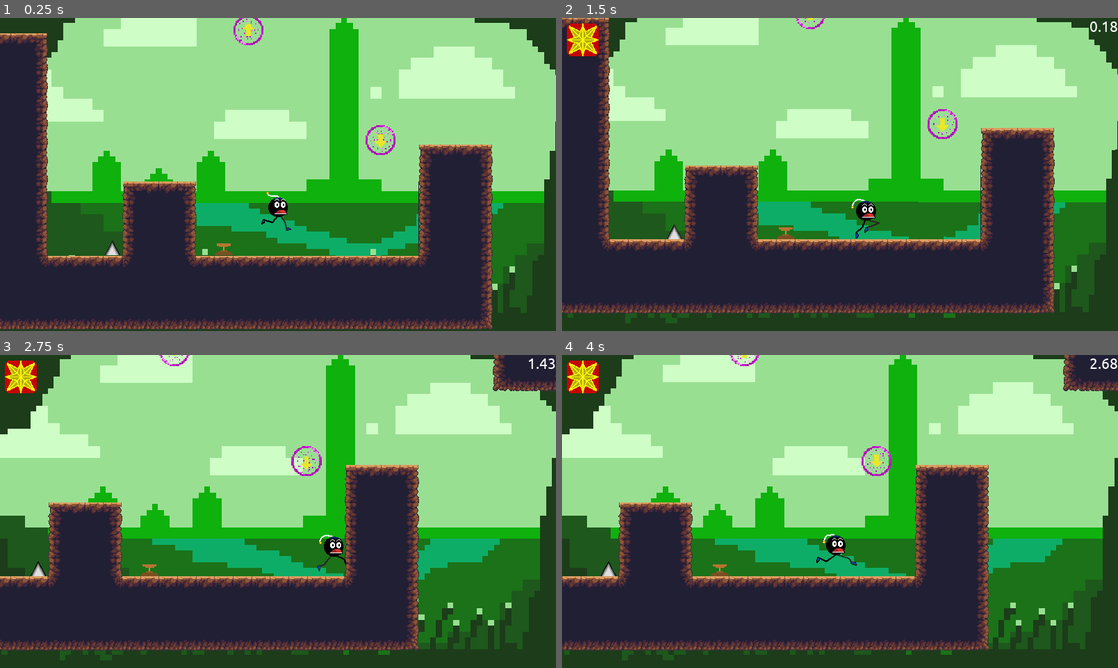
Above: before the commit, frames 1-4 (two rows, left to right).
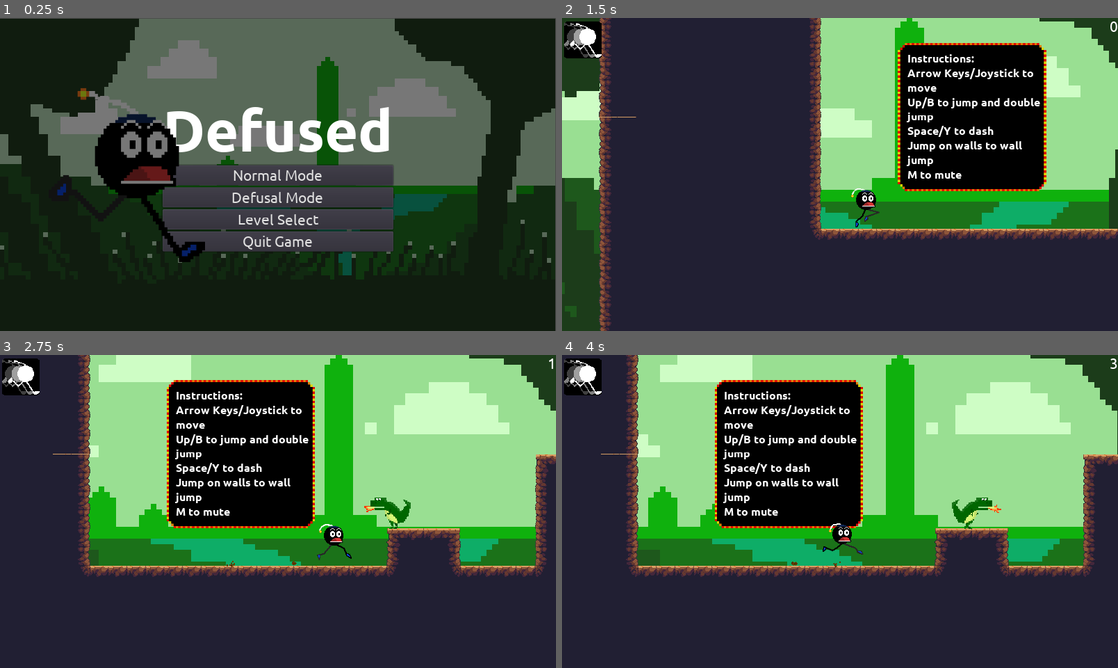
Above: after the commit, the same moments.

Repository: keshava1/defused
Game: Godot game, scene res://StartMenu.tscn
Same seed, same stepped clock (60 frames per second), same inputs: the game is played once before the commit and once after it. Before the commit the project starts from res://Scenes/TestWorld.tscn. The engine's default icon, where the game draws it, is replaced by a stand-in: a white triangle on a blue panel in a dark square. Sound files missing from this copy of the repository are replaced by a short silence.
Inputs (mouse positions are in pixels of both pictures, inside the frame that each line leads up to):
- Up to frame 1 (0.25 s): no input
- Up to frame 2 (1.5 s): click (840, 174) at 0.5 s, where only the run after the commit has a clickable "Normal Mode"; tap Enter (ui_accept) at 1.25, 1.35 s; hold Right (ui_right) from 1.28 s (still down)
- Up to frame 3 (2.75 s): keep holding Right (ui_right); tap Enter (ui_accept) at 1.52, 1.82, 2.1, 2.27, 2.57 s
- Up to frame 4 (4 s): release Right (ui_right) at 2.78 s; hold Left (ui_left) 2.78-3.53 s; tap Enter (ui_accept) at 2.85, 3.6, 3.77 s; hold Right (ui_right) from 3.53 s (still down)

The runs differ from the first frame. In frame 1, 99% of the frame differs, in the area x 0-100%, y 0-100%; in frame 2, 62%; in frame 3, 51%; in frame 4, 51%.

Commit message:
changed fuse, quality of life stuff too

Diff:
--- a/Project 1 Platformer Git/KinematicBody2D.gd
+++ b/Project 1 Platformer Git/KinematicBody2D.gd
@@ -15,6 +15,9 @@
 var started
 #var time_elapsed = PlayerVars.timer
 
+export(PackedScene) var foot_step
+var last_step = 0
+
 export(int) var DEATH_MIN = 1000
 export(int) var DEATH_MAX = -2000
 #Dash Vars
@@ -27,6 +30,7 @@
 	if(PlayerVars.hardMode == true):
 		$UI/Control/BarTimer.start()
 		$UI/Control/Spark.position = $UI/Control/ProgressBar.get_rect().position
+		$UI/Control/Spark.position.y += 9
 		print("hard mode")
 	else:
 		$UI/Control.visible = false
@@ -71,6 +75,8 @@
 			motion.x = min(motion.x + ACCELERATION, MAX_SPEED)
 		$Sprite.flip_h = false
 		$Sprite.play("Run")
+
+
 	elif Input.is_action_pressed("ui_left"):
 
 		started = true
@@ -137,7 +143,7 @@
 			motion. x = lerp(motion.x, 0, 0.025)
 	# move, then update PlayerVars
 	dash()
-
+	particles()
 	motion = move_and_slide(motion, PlayerVars.direction)
 	PlayerVars.canDash = canDash
 	PlayerVars.motion = motion
@@ -218,22 +224,47 @@
 
 func update_dash():
 	if(PlayerVars.canDash):
-		$UI/DashSprite.visible = true
-	else:
-		$UI/DashSprite.visible = false
+		$UI/DashSprite.modulate = Color(1, 1, 1, 1)
+	else:
+		$UI/DashSprite.modulate = Color(1, 1, 1, 0.25)
 func update_timer(delta):
 	#time_elapsed += delta
 	PlayerVars.timer += delta
-	$UI/Timer.text = str(stepify(PlayerVars.timer, 0.01))
+	$UI/Timer.text = str(stepify(PlayerVars.timer, 1))
 
 
 func _on_BarTimer_timeout():
 	if(started):
 		$UI/Control/ProgressBar.value -= 1
-		$UI/Control/Spark.position.x = $UI/Control/ProgressBar.get_rect().position.x + $UI/Control/ProgressBar.value * $UI/Control.rect_size.x * 0.1
+		$UI/Control/Spark.position.x = $UI/Control/ProgressBar.get_rect().position.x + $UI/Control/ProgressBar.value * $UI/Control/ProgressBar.rect_size.x * 0.01
+		$UI/Control/Spark.position.y = $UI/Control/ProgressBar.get_rect().position.y + 9
 		if($UI/Control/ProgressBar.value == 0):
 			respawn()
 func deathTimerAdd(value):
 	print(PlayerVars.hardMode)
 	if(PlayerVars.hardMode == true):
 		$UI/Control/ProgressBar.value += value
+
+func particles():
+	if(PlayerVars.vFlip == true):
+		print("up")
+	else:
+		print("down")
+	if(motion == Vector2(0,0)):
+		last_step = -1
+	if$Sprite.animation == "Run" and is_on_floor():
+		var f = $Sprite.frame
+		if(f == 0 or f == 8):
+			if(last_step != $Sprite.frame):
+				last_step = $Sprite.frame
+				var step = foot_step.instance()
+				step.emitting = true
+				step.global_position = Vector2(global_position)
+				if(PlayerVars.vFlip == true):
+					step.global_position.y -=35
+					step.process_material.direction.y = 1
+				else:
+					step.global_position.y += 30
+					step.process_material.direction.y = -1
+
+				get_parent().add_child(step)
--- a/Project 1 Platformer Git/Player.tscn
+++ b/Project 1 Platformer Git/Player.tscn
@@ -1,13 +1,14 @@
-[gd_scene load_steps=40 format=2]
+[gd_scene load_steps=46 format=2]
 
 [ext_resource path="res://Sprites/bomb guy.png" type="Texture" id=1]
 [ext_resource path="res://Dirt Autotile and Sky/new background.png" type="Texture" id=2]
-[ext_resource path="res://Sprites/dash-2.png.png" type="Texture" id=3]
+[ext_resource path="res://Sprites/dashicon2.png" type="Texture" id=3]
 [ext_resource path="res://Fonts/UbuntuNormal.tres" type="DynamicFont" id=4]
 [ext_resource path="res://Sprites/bomb guy 2.png" type="Texture" id=5]
 [ext_resource path="res://Sprites/explosion.png" type="Texture" id=6]
 [ext_resource path="res://Sprites/fusehud.png" type="Texture" id=7]
-[ext_resource path="res://icon.png" type="Texture" id=8]
+[ext_resource path="res://Sprites/fuse spark.png" type="Texture" id=8]
+[ext_resource path="res://Scenes/particles.tscn" type="PackedScene" id=9]
 [ext_resource path="res://KinematicBody2D.gd" type="Script" id=10]
 
 [sub_resource type="AtlasTexture" id=25]
@@ -25,104 +26,104 @@
 atlas = ExtResource( 5 )
 region = Rect2( 0, 320, 320, 320 )
 
+[sub_resource type="AtlasTexture" id=21]
+flags = 4
+atlas = ExtResource( 1 )
+region = Rect2( 0, 960, 320, 320 )
+
+[sub_resource type="AtlasTexture" id=20]
+flags = 4
+atlas = ExtResource( 1 )
+region = Rect2( 320, 960, 320, 320 )
+
+[sub_resource type="AtlasTexture" id=4]
+flags = 4
+atlas = ExtResource( 1 )
+region = Rect2( 0, 0, 320, 320 )
+
+[sub_resource type="AtlasTexture" id=5]
+flags = 4
+atlas = ExtResource( 1 )
+region = Rect2( 320, 0, 320, 320 )
+
+[sub_resource type="AtlasTexture" id=6]
+flags = 4
+atlas = ExtResource( 1 )
+region = Rect2( 640, 0, 320, 320 )
+
+[sub_resource type="AtlasTexture" id=7]
+flags = 4
+atlas = ExtResource( 1 )
+region = Rect2( 960, 0, 320, 320 )
+
+[sub_resource type="AtlasTexture" id=8]
+flags = 4
+atlas = ExtResource( 1 )
+region = Rect2( 0, 320, 320, 320 )
+
+[sub_resource type="AtlasTexture" id=9]
+flags = 4
+atlas = ExtResource( 1 )
+region = Rect2( 320, 320, 320, 320 )
+
+[sub_resource type="AtlasTexture" id=10]
+flags = 4
+atlas = ExtResource( 1 )
+region = Rect2( 640, 320, 320, 320 )
+
+[sub_resource type="AtlasTexture" id=11]
+flags = 4
+atlas = ExtResource( 1 )
+region = Rect2( 960, 320, 320, 320 )
+
+[sub_resource type="AtlasTexture" id=12]
+flags = 4
+atlas = ExtResource( 1 )
+region = Rect2( 0, 640, 320, 320 )
+
+[sub_resource type="AtlasTexture" id=13]
+flags = 4
+atlas = ExtResource( 1 )
+region = Rect2( 320, 640, 320, 320 )
+
+[sub_resource type="AtlasTexture" id=14]
+flags = 4
+atlas = ExtResource( 1 )
+region = Rect2( 640, 640, 320, 320 )
+
+[sub_resource type="AtlasTexture" id=15]
+flags = 4
+atlas = ExtResource( 1 )
+region = Rect2( 960, 640, 320, 320 )
+
+[sub_resource type="AtlasTexture" id=16]
+flags = 4
+atlas = ExtResource( 1 )
+region = Rect2( 0, 960, 320, 320 )
+
+[sub_resource type="AtlasTexture" id=17]
+flags = 4
+atlas = ExtResource( 1 )
+region = Rect2( 320, 960, 320, 320 )
+
+[sub_resource type="AtlasTexture" id=18]
+flags = 4
+atlas = ExtResource( 1 )
+region = Rect2( 640, 960, 320, 320 )
+
+[sub_resource type="AtlasTexture" id=19]
+flags = 4
+atlas = ExtResource( 1 )
+region = Rect2( 960, 960, 320, 320 )
+
+[sub_resource type="AtlasTexture" id=35]
+atlas = ExtResource( 6 )
+region = Rect2( 160, 160, 80, 80 )
+
 [sub_resource type="AtlasTexture" id=23]
 flags = 4
 atlas = ExtResource( 1 )
 region = Rect2( 320, 640, 320, 320 )
-
-[sub_resource type="AtlasTexture" id=35]
-atlas = ExtResource( 6 )
-region = Rect2( 160, 160, 80, 80 )
-
-[sub_resource type="AtlasTexture" id=21]
-flags = 4
-atlas = ExtResource( 1 )
-region = Rect2( 0, 960, 320, 320 )
-
-[sub_resource type="AtlasTexture" id=20]
-flags = 4
-atlas = ExtResource( 1 )
-region = Rect2( 320, 960, 320, 320 )
-
-[sub_resource type="AtlasTexture" id=4]
-flags = 4
-atlas = ExtResource( 1 )
-region = Rect2( 0, 0, 320, 320 )
-
-[sub_resource type="AtlasTexture" id=5]
-flags = 4
-atlas = ExtResource( 1 )
-region = Rect2( 320, 0, 320, 320 )
-
-[sub_resource type="AtlasTexture" id=6]
-flags = 4
-atlas = ExtResource( 1 )
-region = Rect2( 640, 0, 320, 320 )
-
-[sub_resource type="AtlasTexture" id=7]
-flags = 4
-atlas = ExtResource( 1 )
-region = Rect2( 960, 0, 320, 320 )
-
-[sub_resource type="AtlasTexture" id=8]
-flags = 4
-atlas = ExtResource( 1 )
-region = Rect2( 0, 320, 320, 320 )
-
-[sub_resource type="AtlasTexture" id=9]
-flags = 4
-atlas = ExtResource( 1 )
-region = Rect2( 320, 320, 320, 320 )
-
-[sub_resource type="AtlasTexture" id=10]
-flags = 4
-atlas = ExtResource( 1 )
-region = Rect2( 640, 320, 320, 320 )
-
-[sub_resource type="AtlasTexture" id=11]
-flags = 4
-atlas = ExtResource( 1 )
-region = Rect2( 960, 320, 320, 320 )
-
-[sub_resource type="AtlasTexture" id=12]
-flags = 4
-atlas = ExtResource( 1 )
-region = Rect2( 0, 640, 320, 320 )
-
-[sub_resource type="AtlasTexture" id=13]
-flags = 4
-atlas = ExtResource( 1 )
-region = Rect2( 320, 640, 320, 320 )
-
-[sub_resource type="AtlasTexture" id=14]
-flags = 4
-atlas = ExtResource( 1 )
-region = Rect2( 640, 640, 320, 320 )
-
-[sub_resource type="AtlasTexture" id=15]
-flags = 4
-atlas = ExtResource( 1 )
-region = Rect2( 960, 640, 320, 320 )
-
-[sub_resource type="AtlasTexture" id=16]
-flags = 4
-atlas = ExtResource( 1 )
-region = Rect2( 0, 960, 320, 320 )
-
-[sub_resource type="AtlasTexture" id=17]
-flags = 4
-atlas = ExtResource( 1 )
-region = Rect2( 320, 960, 320, 320 )
-
-[sub_resource type="AtlasTexture" id=18]
-flags = 4
-atlas = ExtResource( 1 )
-region = Rect2( 640, 960, 320, 320 )
-
-[sub_resource type="AtlasTexture" id=19]
-flags = 4
-atlas = ExtResource( 1 )
-region = Rect2( 960, 960, 320, 320 )
 
 [sub_resource type="SpriteFrames" id=2]
 animations = [ {
@@ -136,36 +137,60 @@
 "name": "WallSlide",
 "speed": 5.0
 }, {
-"frames": [ SubResource( 23 ) ],
-"loop": true,
-"name": "Fall",
-"speed": 5.0
+"frames": [ SubResource( 21 ) ],
+"loop": true,
+"name": "Jump2",
+"speed": 5.0
+}, {
+"frames": [ SubResource( 20 ) ],
+"loop": true,
+"name": "Jump",
+"speed": 5.0
+}, {
+"frames": [ SubResource( 4 ), SubResource( 5 ), SubResource( 6 ), SubResource( 7 ), SubResource( 8 ), SubResource( 9 ), SubResource( 10 ), SubResource( 11 ), SubResource( 12 ), SubResource( 13 ), SubResource( 14 ), SubResource( 15 ), SubResource( 16 ), SubResource( 17 ), SubResource( 18 ), SubResource( 19 ) ],
+"loop": true,
+"name": "Run",
+"speed": 20.0
 }, {
 "frames": [ SubResource( 35 ) ],
 "loop": true,
 "name": "Blank",
 "speed": 6.0
 }, {
-"frames": [ SubResource( 21 ) ],
-"loop": true,
-"name": "Jump2",
-"speed": 5.0
-}, {
-"frames": [ SubResource( 20 ) ],
-"loop": true,
-"name": "Jump",
-"speed": 5.0
-}, {
-"frames": [ SubResource( 4 ), SubResource( 5 ), SubResource( 6 ), SubResource( 7 ), SubResource( 8 ), SubResource( 9 ), SubResource( 10 ), SubResource( 11 ), SubResource( 12 ), SubResource( 13 ), SubResource( 14 ), SubResource( 15 ), SubResource( 16 ), SubResource( 17 ), SubResource( 18 ), SubResource( 19 ) ],
-"loop": true,
-"name": "Run",
-"speed": 20.0
+"frames": [ SubResource( 23 ) ],
+"loop": true,
+"name": "Fall",
+"speed": 5.0
 } ]
 
 [sub_resource type="CapsuleShape2D" id=3]
 radius = 19.0
 height = 28.0
 
+[sub_resource type="AtlasTexture" id=36]
+atlas = ExtResource( 8 )
+region = Rect2( 0, 0, 64, 64 )
+
+[sub_resource type="AtlasTexture" id=37]
+atlas = ExtResource( 8 )
+region = Rect2( 64, 0, 64, 64 )
+
+[sub_resource type="AtlasTexture" id=38]
+atlas = ExtResource( 8 )
+region = Rect2( 0, 64, 64, 64 )
+
+[sub_resource type="AtlasTexture" id=39]
+atlas = ExtResource( 8 )
+region = Rect2( 64, 64, 64, 64 )
+
+[sub_resource type="SpriteFrames" id=40]
+animations = [ {
+"frames": [ SubResource( 36 ), SubResource( 37 ), SubResource( 38 ), SubResource( 39 ) ],
+"loop": true,
+"name": "default",
+"speed": 15.0
+} ]
+
 [sub_resource type="AtlasTexture" id=30]
 atlas = ExtResource( 6 )
 region = Rect2( 0, 0, 160, 160 )
@@ -197,6 +222,7 @@
 
 [node name="Player" type="KinematicBody2D"]
 script = ExtResource( 10 )
+foot_step = ExtResource( 9 )
 
 [node name="Sprite" type="AnimatedSprite" parent="."]
 position = Vector2( 1, -5 )
@@ -262,7 +288,6 @@
 
 [node name="DashSprite" type="Sprite" parent="UI"]
 position = Vector2( 36, 38 )
-scale = Vector2( 0.175, 0.175 )
 texture = ExtResource( 3 )
 
 [node name="Control" type="Control" parent="UI"]
@@ -287,8 +312,10 @@
 "_edit_use_anchors_": false
 }
 
-[node name="Spark" type="Sprite" parent="UI/Control"]
-texture = ExtResource( 8 )
+[node name="Spark" type="AnimatedSprite" parent="UI/Control"]
+frames = SubResource( 40 )
+frame = 3
+playing = true
 
 [node name="deathTween" type="Tween" parent="."]
 
--- a/Project 1 Platformer Git/PlayerVars.gd
+++ b/Project 1 Platformer Git/PlayerVars.gd
@@ -13,7 +13,7 @@
 var offset = 0
 var timer = 0
 var muted = true
-var temp = 0
+var temp = 0.0
 var deaths = 0
 var hardMode = false
 var dying = false
@@ -48,6 +48,13 @@
 #on ready, make gravity down
 func _ready():
 	downGravity()
+	if(muted == true):
+		temp = MusicPlayer.get_playback_position()
+		MusicPlayer.stop()
+		print("muted")
+	else:
+		print("unmuted")
+		MusicPlayer.play(temp)
 #resets vars
 func reset():
 	jumps = 2
@@ -67,14 +74,15 @@
 		get_tree().quit()
 	if Input.is_action_just_pressed("ui_mute"):
 		if(muted == false):
-			muted = true
 			temp = MusicPlayer.get_playback_position()
 			MusicPlayer.stop()
 			print("muted")
 		else:
 			print("unmuted")
 			MusicPlayer.play(temp)
-			muted = false
+		muted = !muted
+
+
 
 #add a new score
 func newScore(score):
--- a/Project 1 Platformer Git/Scenes/MusicPlayer.tscn
+++ b/Project 1 Platformer Git/Scenes/MusicPlayer.tscn
@@ -5,5 +5,3 @@
 [node name="AudioStreamPlayer" type="AudioStreamPlayer"]
 stream = ExtResource( 1 )
 volume_db = 1.0
-autoplay = true
-stream_paused = true
--- a/Project 1 Platformer Git/Scenes/World6.tscn
+++ b/Project 1 Platformer Git/Scenes/World6.tscn
@@ -6,6 +6,7 @@
 [ext_resource path="res://WorldComplete.tscn" type="PackedScene" id=4]
 [ext_resource path="res://GravitySwitch.tscn" type="PackedScene" id=5]
 [ext_resource path="res://Spring.tscn" type="PackedScene" id=6]
+[ext_resource path="res://Scenes/String.tscn" type="PackedScene" id=7]
 
 [node name="Node2D" type="Node2D"]
 
@@ -301,3 +302,12 @@
 
 [node name="GravitySwitch2" parent="Gravity + Springs" instance=ExtResource( 5 )]
 position = Vector2( -120, -448 )
+
+[node name="String" parent="." instance=ExtResource( 7 )]
+position = Vector2( -988, -1021 )
+
+[node name="String" parent="String" instance=ExtResource( 7 )]
+position = Vector2( 505, 754 )
+
+[node name="String2" parent="String" instance=ExtResource( 7 )]
+position = Vector2( -362, -376 )
--- a/Project 1 Platformer Git/Scenes/World8.tscn
+++ b/Project 1 Platformer Git/Scenes/World8.tscn
@@ -8,6 +8,7 @@
 [ext_resource path="res://WorldComplete.tscn" type="PackedScene" id=6]
 [ext_resource path="res://Fonts/Ubuntu-Bold.ttf" type="DynamicFontData" id=7]
 [ext_resource path="res://Sprites/Text box-1.png.png" type="Texture" id=8]
+[ext_resource path="res://Scenes/String.tscn" type="PackedScene" id=9]
 
 [sub_resource type="DynamicFont" id=1]
 size = 15
@@ -290,3 +291,12 @@
 __meta__ = {
 "_edit_use_anchors_": false
 }
+
+[node name="String" parent="." instance=ExtResource( 9 )]
+position = Vector2( -148, 525 )
+
+[node name="String2" parent="." instance=ExtResource( 9 )]
+position = Vector2( 708, 1084 )
+
+[node name="String3" parent="." instance=ExtResource( 9 )]
+position = Vector2( 1025, 537 )
--- /dev/null
+++ b/Project 1 Platformer Git/Scenes/particles.gd
@@ -0,0 +1,17 @@
+extends Particles2D
+
+
+# Declare member variables here. Examples:
+# var a = 2
+# var b = "text"
+
+
+# Called when the node enters the scene tree for the first time.
+func _ready():
+	yield(get_tree().create_timer(2), "timeout")
+	queue_free()
+
+
+# Called every frame. 'delta' is the elapsed time since the previous frame.
+#func _process(delta):
+#	pass
--- /dev/null
+++ b/Project 1 Platformer Git/Scenes/particles.tscn
@@ -0,0 +1,32 @@
+[gd_scene load_steps=6 format=2]
+
+[ext_resource path="res://Sprites/particle.png" type="Texture" id=1]
+[ext_resource path="res://Scenes/particles.gd" type="Script" id=2]
+
+[sub_resource type="Curve" id=1]
+_data = [ Vector2( 0.0117096, 0.481081 ), 0.0, 0.0, 0, 0, Vector2( 0.334895, 0.598198 ), 0.0, 0.0, 0, 0, Vector2( 1, 0.116441 ), 0.0, 0.0, 0, 0 ]
+
+[sub_resource type="CurveTexture" id=2]
+curve = SubResource( 1 )
+
+[sub_resource type="ParticlesMaterial" id=3]
+flag_disable_z = true
+direction = Vector3( 0, -1, 0 )
+spread = 100.0
+gravity = Vector3( 0, 5, 0 )
+initial_velocity = 7.0
+initial_velocity_random = 1.0
+orbit_velocity = 0.0
+orbit_velocity_random = 0.0
+scale_curve = SubResource( 2 )
+
+[node name="footstep" type="Particles2D"]
+emitting = false
+amount = 10
+lifetime = 2.0
+one_shot = true
+speed_scale = 2.0
+explosiveness = 1.0
+process_material = SubResource( 3 )
+texture = ExtResource( 1 )
+script = ExtResource( 2 )
--- a/Project 1 Platformer Git/StartMenu.tscn
+++ b/Project 1 Platformer Git/StartMenu.tscn
@@ -81,8 +81,8 @@
 modulate = Color( 0.470588, 0.470588, 0.470588, 1 )
 
 [node name="Sprite" type="Sprite" parent="Node2D"]
-position = Vector2( 480.932, 275 )
-scale = Vector2( 1.49041, 1.49041 )
+position = Vector2( 479.5, 270.5 )
+scale = Vector2( 1.49844, 1.47671 )
 z_index = -1
 texture = ExtResource( 5 )
 
--- a/Project 1 Platformer Git/project.godot
+++ b/Project 1 Platformer Git/project.godot
@@ -11,8 +11,9 @@
 [application]
 
 config/name="Project 1 Platformer"
-run/main_scene="res://Scenes/TestWorld.tscn"
-config/icon="res://icon.png"
+run/main_scene="res://StartMenu.tscn"
+config/icon="res://Sprites/bomb guy icon.png"
+config/windows_native_icon="res://Sprites/bomb guy icon.png"
 
 [autoload]
 
Not shown: 1 places in Project 1 Platformer Git/Scenes/World6.tscn that only renumber resources
Not shown: 1 places in Project 1 Platformer Git/Scenes/World8.tscn that only renumber resources
Binary file added: Project 1 Platformer Git/Sprites/bomb guy icon.png
Not shown, added: Project 1 Platformer Git/Sprites/bomb guy icon.png.import
Binary file added: Project 1 Platformer Git/Sprites/dashicon2.png
Not shown, added: Project 1 Platformer Git/Sprites/dashicon2.png.import
Binary file added: Project 1 Platformer Git/Sprites/fuse spark.png
Not shown, added: Project 1 Platformer Git/Sprites/fuse spark.png.import
Binary file added: Project 1 Platformer Git/Sprites/particle.png
Not shown, added: Project 1 Platformer Git/Sprites/particle.png.import
Not shown, added: Project 1 Platformer Git/executables/build8.exe
Not shown, added: Project 1 Platformer Git/executables/build8.pck
